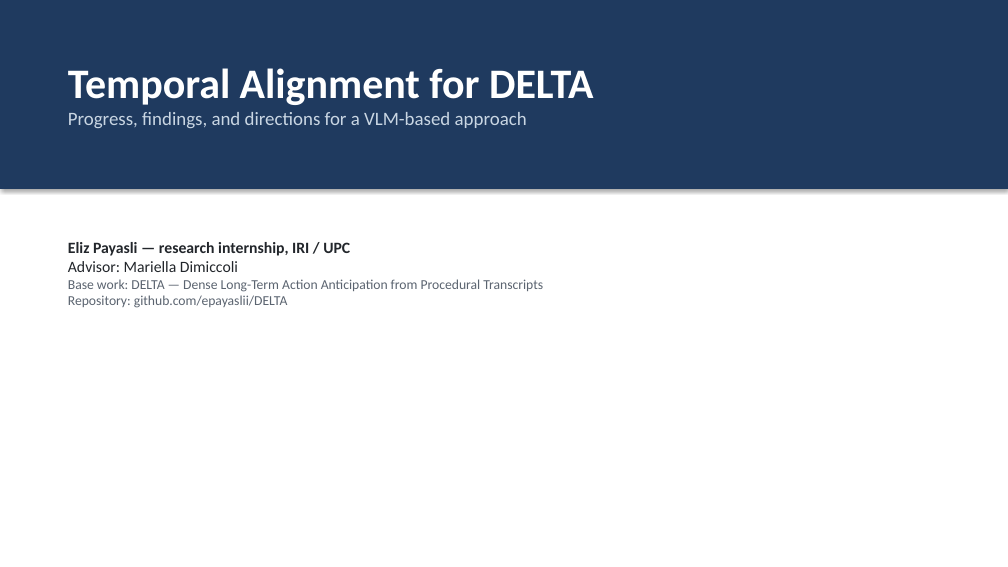
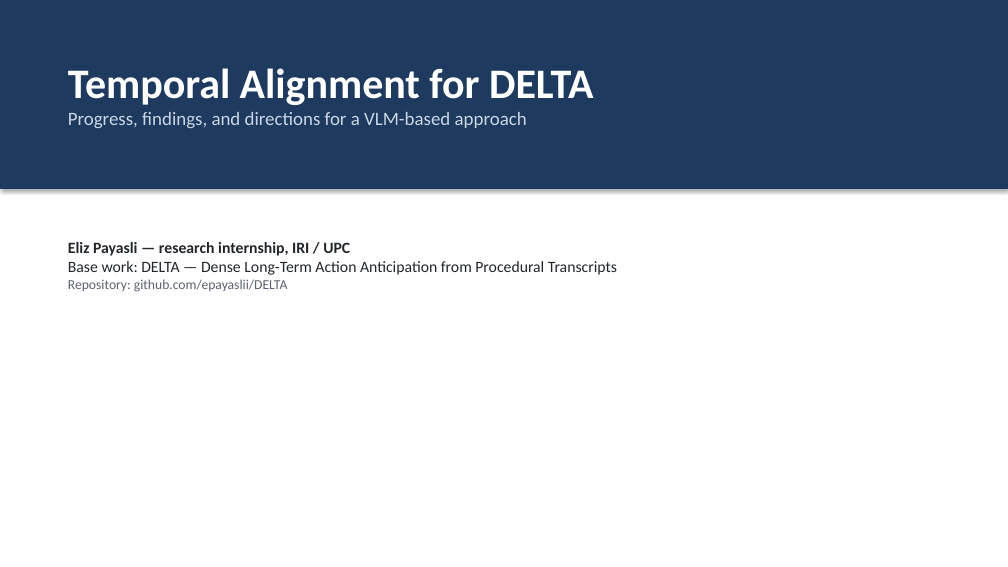
Before and after one commit to epayaslii/DELTA, a slide deck: slide 1 of slides/DELTA_progress.pptx. Drawn at 1008x567 pixels with LibreOffice and Linux fonts; fonts in the diff are those of the drawing. Boxes give left, top, right and bottom in pixels: in the first picture for what was removed or moved away, otherwise in the second. Text is boxed around its words. In the diff, an @@ line names an element or a change of style, - is before the commit and + after.

```diff
--- a/slides/DELTA_progress.pptx
+++ b/slides/DELTA_progress.pptx
@@ text at bbox=[68, 261, 238, 272]: paragraph removed @@
-Advisor: Mariella Dimiccoli
@@ text at bbox=[68, 261, 617, 275]: size 13 to 15 pt, text colour #5B6470 to #22262B in "Base work: DELTA — Dense Long-Term Action ..." @@
```
Also in this commit, not shown: 7 other slides changed, 10 other files.
